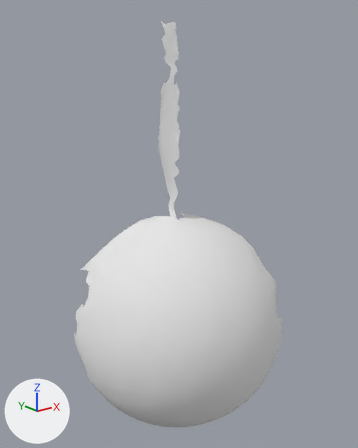
Before and after pictures for a commit that changed the OBJ model res/pendulum_horizontal/Pendulum_horizontal.000065.obj.
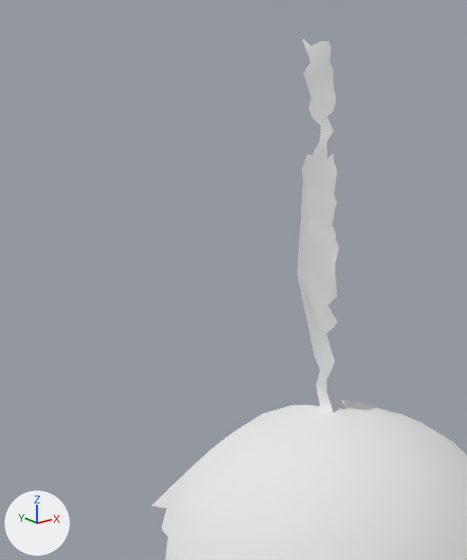
Old and new are each drawn whole from a 50 mm camera at (-163.0, -363.0, 308.0) aimed at (220.0, 115.0, 116.0) and again close up on the part from 0% to 69% of the width and 0% to 67% of the height. The axes (+X, +Y, +Z) are drawn at lower left. The lights are the same throughout. Where no turn or scale is listed for an object, it has been applied to the vertices.

Objects in the first close-up: 'Pendulum_horizontal.000065'.
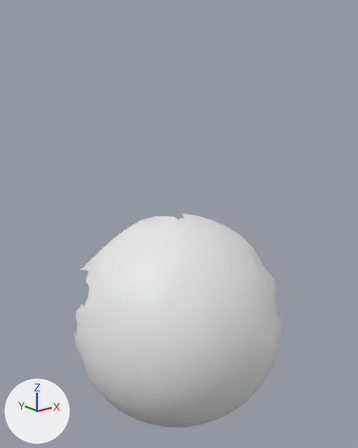
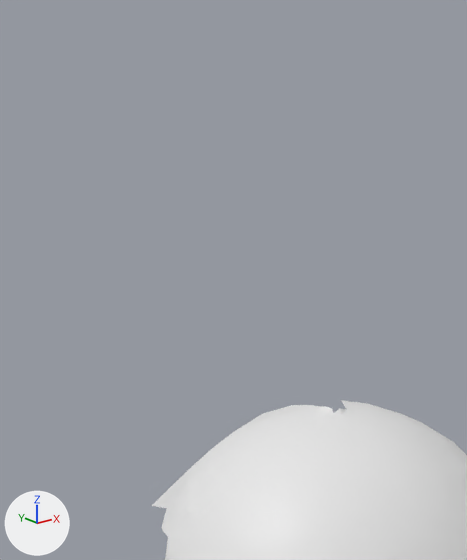
Where the change shows, as pixel boxes (x1, y1, x2, y2) in the close-ups (467 x 560 px):
'Pendulum_horizontal.000065', reshaped
    before: (151, 38, 467, 560)
    after: (151, 400, 467, 560)
part 1 of me_pendulum_horizontal_000065, deleted
    before: (297, 38, 339, 408)

What the commit changed:
me_pendulum_horizontal_000065 is used by ob_pendulum_horizontal_000065; location (0.0, 0.0, 0.0).
me_pendulum_horizontal_000065 had 5105 vertices, 10057 faces and spanned x 90.0..332.0, y -6.0..233.0, z -178.0..365.0.
me_pendulum_horizontal_000065 no longer uses material mat_pendulum_horizontal_000065 (white #e7e7e7).
me_pendulum_horizontal_000065 now has 4874 vertices, 9652 faces and spans x 90.0..332.0, y -6.0..233.0, z -178.0..118.0.
Part 1, on me_pendulum_horizontal_000065:
231 vertices are removed from x 224.0..254.0, y 120.0..205.0, z 129.0..365.0.
405 faces are deleted.
